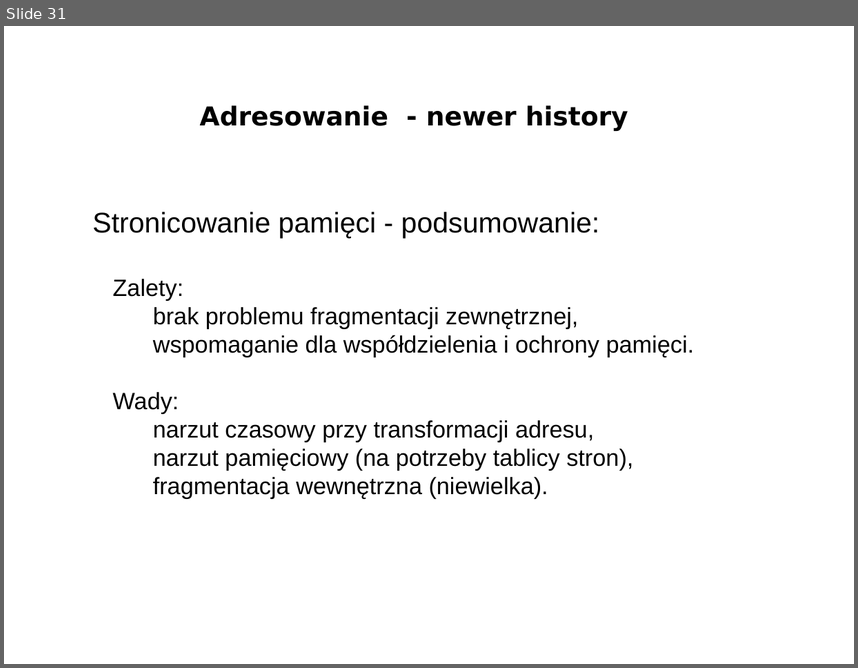
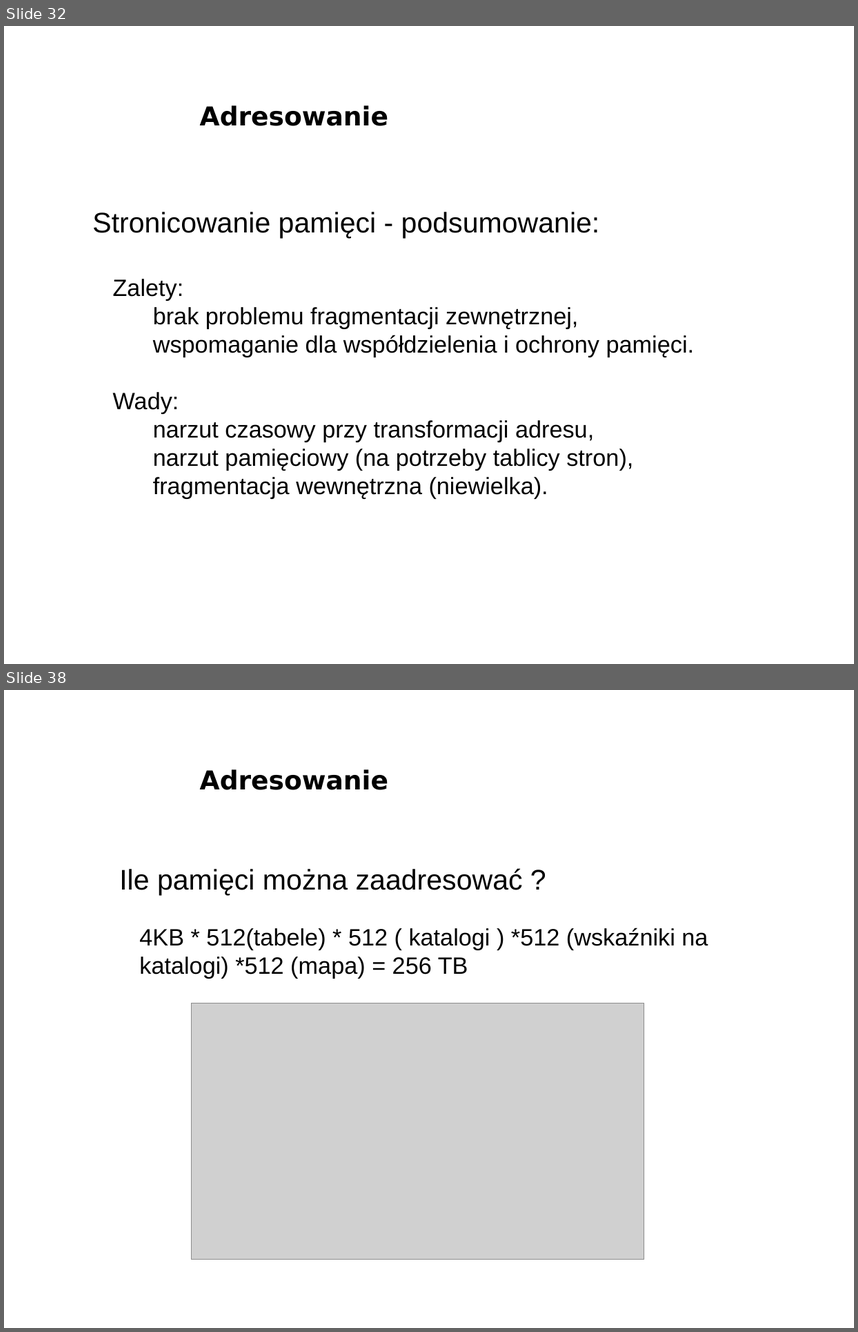
Before and after one commit to bercik/pn_prezentacja, a slide deck: śmieszki_i_inne_zwierzęta/prezentacja.odp. Shown one above the other, each under a label of ours: slide 31 before the commit, slides 32 and 38 after it; the slides between them are not shown. The pictures are 858x668 and 858x1332 pixels, drawn with LibreOffice and Linux fonts; fonts in the diff are those of the drawing; grey boxes stand for pictures; background and template pictures are left out. Boxes give left, top, right and bottom in pixels: in the first picture for what was removed or moved away, otherwise in the second. Text is boxed around its words. In the diff, an @@ line names an element or a change of style, - is before the commit and + after.

Commit message:
adresowanie jest całe

```diff
--- a/śmieszki_i_inne_zwierzęta/prezentacja.odp
+++ b/śmieszki_i_inne_zwierzęta/prezentacja.odp
@@ slide 38 added at box(4, 690, 854, 1328), background picture (left out) @@
@@ title added at box(200, 769, 388, 790), 22 pt, text #000000, bold @@
+Adresowanie
@@ text added at box(119, 868, 523, 895), 24 pt, text #000000 @@
+Ile pamięci można zaadresować ?
@@ text added at box(139, 927, 708, 978), 20 pt, text #000000 @@
+4KB * 512(tabele) * 512 ( katalogi ) *512 (wskaźniki na katalogi) *512 (mapa) = 256 TB
@@ picture added at box(191, 1003, 643, 1259) @@
@@ what was slide 31 is now slide 32 @@
@@ slide 32 changed as well @@
@@ title at box(200, 105, 388, 126): text changed @@
-Adresowanie - newer history
+Adresowanie
```
Also in this commit, not shown: 13 other slides changed, 12 other slides added, 3 slides removed.
